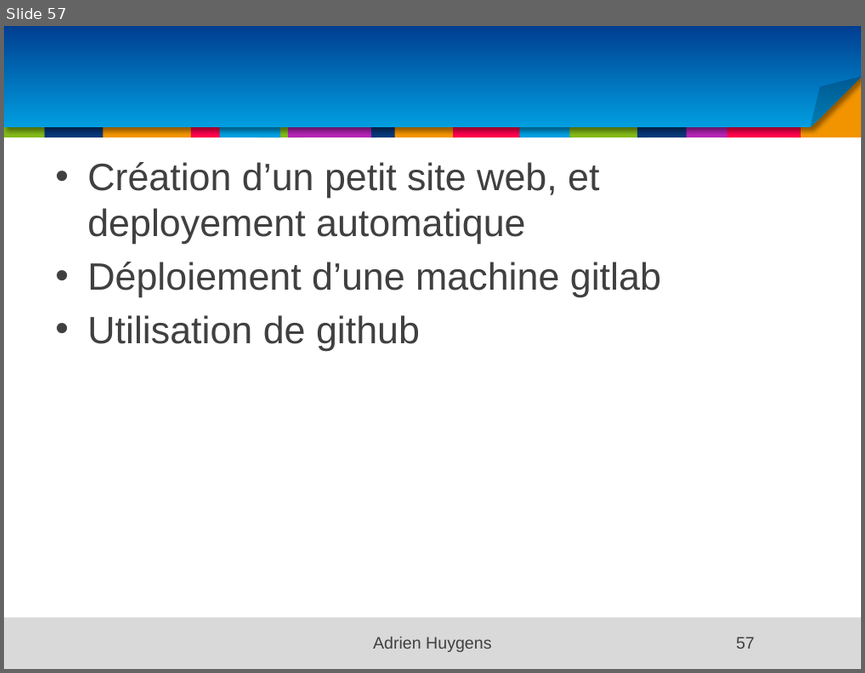
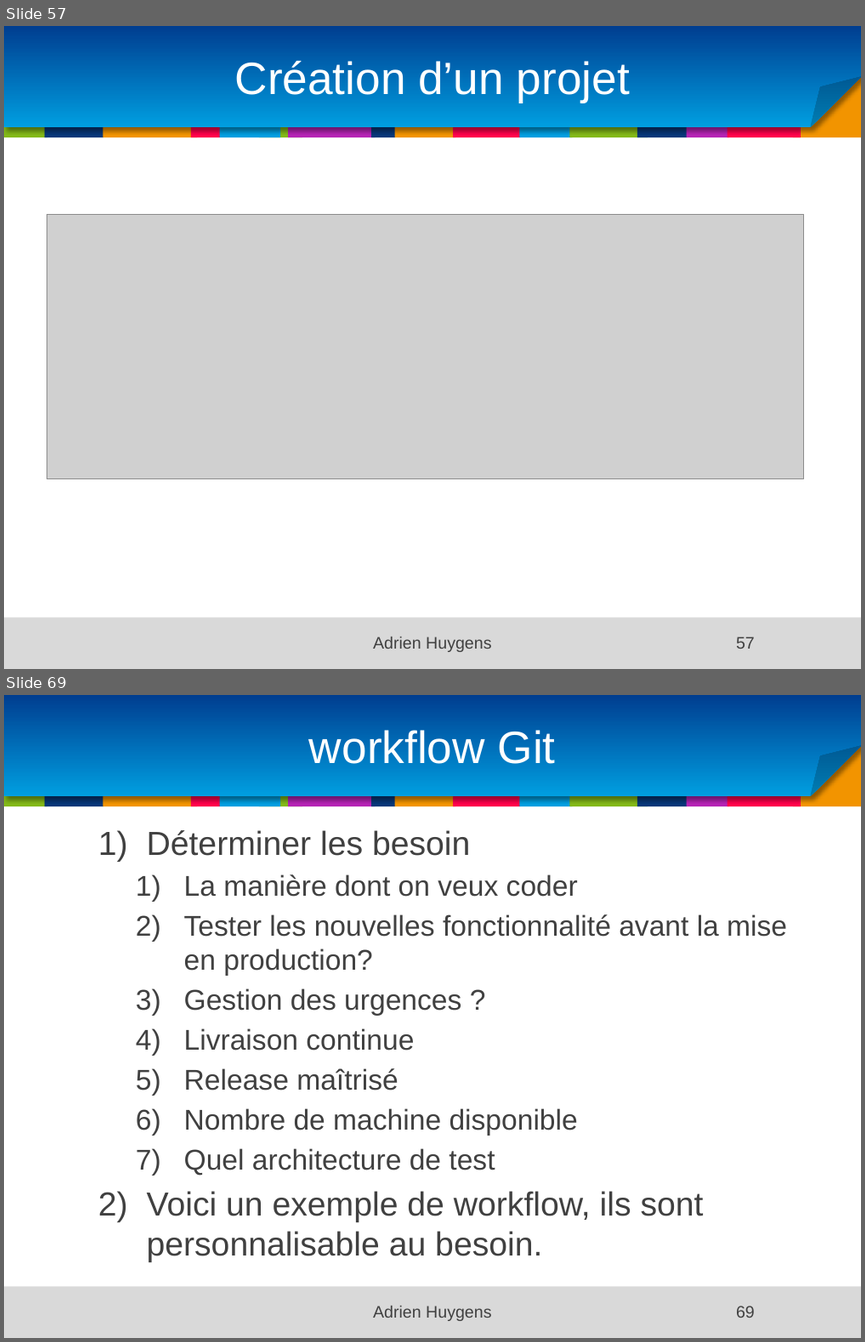
Before and after one commit to samouraii/CoursEntrepriseNumerique, a slide deck: Chapitre1.pptx. Shown one above the other, each under a label of ours: slide 57 before the commit, slides 57 and 69 after it; the slides between them are not shown. The pictures are 865x673 and 865x1342 pixels, drawn with LibreOffice and Linux fonts; fonts in the diff are those of the drawing; grey boxes stand for pictures; background and template pictures are left out. Boxes give left, top, right and bottom in pixels: in the first picture for what was removed or moved away, otherwise in the second. Text is boxed around its words. In the diff, an @@ line names an element or a change of style, - is before the commit and + after.

```diff
--- a/Chapitre1.pptx
+++ b/Chapitre1.pptx
@@ slide 69 added at bbox=[4, 695, 861, 1338], background #FFFFFF; not listed: 18 template elements that a slide beside it also shows @@
@@ title added at bbox=[309, 730, 556, 764], 38 pt, text #FFFFFF @@
+workflow Git
@@ text added at bbox=[147, 830, 787, 1262], 24 pt, text #404040 @@
+  1) Déterminer les besoin
+    1) La manière dont on veux coder
+    2) Tester les nouvelles fonctionnalité avant la mise en production?
+    3) Gestion des urgences ?
+    4) Livraison continue
+    5) Release maîtrisé
+    6) Nombre de machine disponible
+    7) Quel architecture de test
+  2) Voici un exemple de workflow, ils sont personnalisable au besoin.
@@ text added at bbox=[373, 1305, 491, 1321], 14 pt, text #404040 @@
+Adrien Huygens
@@ page number added at bbox=[736, 1305, 755, 1317], 14 pt, text #404040 @@
+69
@@ slide 57 changed as well @@
@@ title added at bbox=[235, 60, 630, 102], 38 pt, text #FFFFFF @@
+Création d’un projet
@@ text removed at bbox=[87, 162, 661, 351] @@
-• Création d’un petit site web, et deployement automatique
-• Déploiement d’une machine gitlab
-• Utilisation de github
@@ picture added at bbox=[46, 215, 803, 479] @@
```
Also in this commit, not shown: 3 other slides changed, 28 other slides added.
